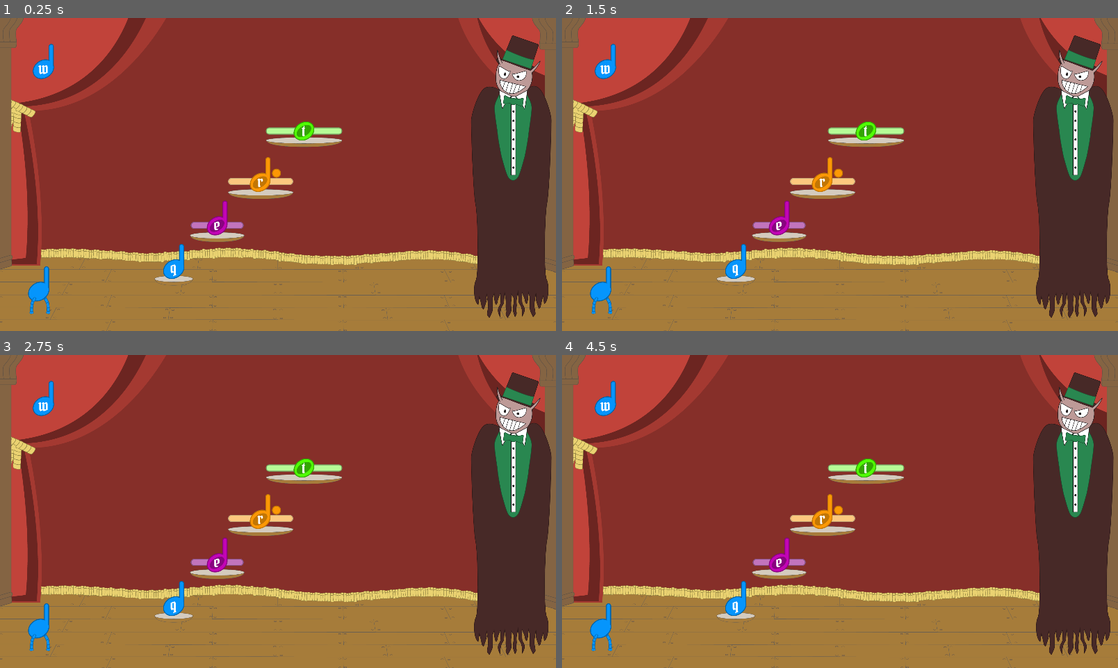
Above: before the commit, frames 1-4 (two rows, left to right).
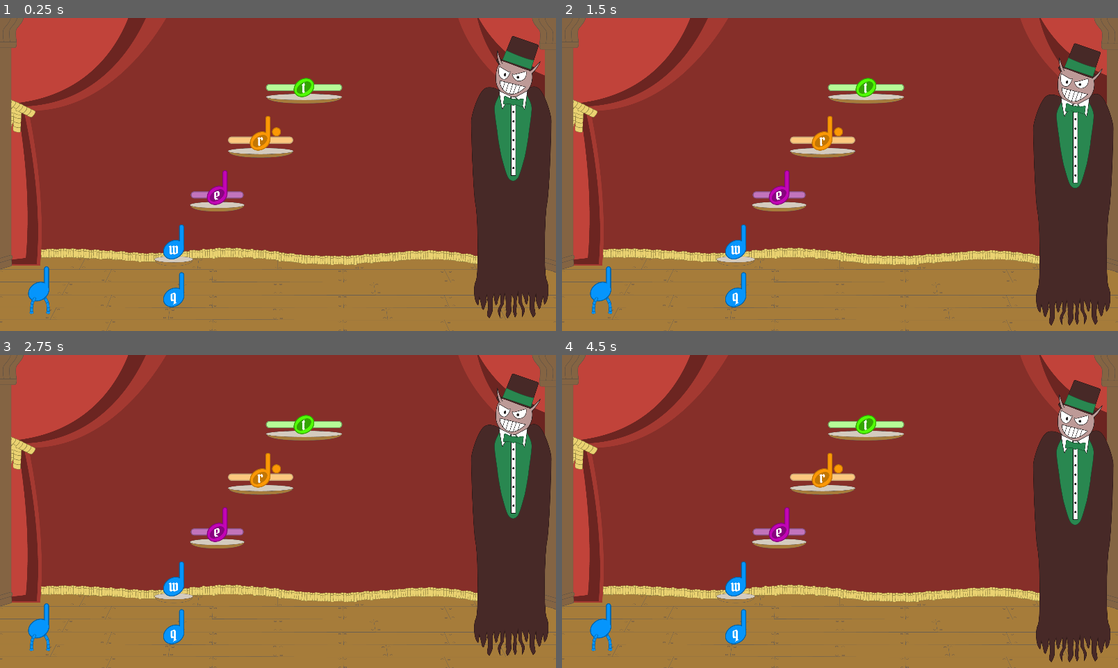
Above: after the commit, the same moments.

Repository: DevByColton/Maestro
Game: Godot game, scene res://main.tscn
Same seed, same stepped clock (60 frames per second), same inputs: the game is played once before the commit and once after it.
Inputs:
- Up to frame 1 (0.25 s): no input
- Up to frame 2 (1.5 s): tap E (e_hit_note, bound only after the commit) at 0.6 s; tap Q (q_hit_note, bound only after the commit) at 0.8, 1.35 s
- Up to frame 3 (2.75 s): tap R (r_hit_note, bound only after the commit) at 1.55, 2.1 s; tap T (t_hit_note, bound only after the commit) at 2.3 s
- Up to frame 4 (4.5 s): tap T (t_hit_note, bound only after the commit) at 2.85 s; tap W (w_hit_note, bound only after the commit) at 3.05, 3.6 s; tap E (e_hit_note, bound only after the commit) at 3.8 s; tap P (play_song) at 4.35 s

The runs differ from the first frame. In frame 1, 5.3% of the frame differs, in the area x 5-99%, y 5-96%; in frame 2, 7.1%, in the area x 5-100%, y 5-99%; in frame 3, 5.6%; in frame 4, 7.0%.

Commit message:
Added note collision

Diff:
--- /dev/null
+++ b/Boss/boss.gd
@@ -0,0 +1,22 @@
+extends Area2D
+
+var time: float = 0.0
+var frequency: float = 0.5
+var amplitude: float = 0.3
+
+
+# Called when the node enters the scene tree for the first time.
+func _ready() -> void:
+	pass # Replace with function body.
+
+
+# Called every frame. 'delta' is the elapsed time since the previous frame.
+func _process(delta: float) -> void:
+	# Iterate time, once it completes a full rotation reset it
+	var newTime = time + delta;
+	if newTime > TAU:
+		time = 0.0
+	else:
+		time = newTime
+
+	position.y += amplitude * sin(time / frequency)
--- a/Boss/boss.tscn
+++ b/Boss/boss.tscn
@@ -1,6 +1,7 @@
-[gd_scene load_steps=4 format=3 uid="uid://tkq6is308f6d"]
+[gd_scene load_steps=5 format=3 uid="uid://tkq6is308f6d"]
 
 [ext_resource type="Texture2D" uid="uid://bkv55qowtsk4w" path="res://assets/TheMaestro.png" id="1_wbaud"]
+[ext_resource type="Script" path="res://Boss/boss.gd" id="1_wpirx"]
 
 [sub_resource type="SpriteFrames" id="SpriteFrames_py662"]
 animations = [{
@@ -17,6 +18,9 @@
 size = Vector2(178, 639)
 
 [node name="Boss" type="Area2D"]
+collision_layer = 6
+collision_mask = 6
+script = ExtResource("1_wpirx")
 
 [node name="AnimatedSprite2D" type="AnimatedSprite2D" parent="."]
 scale = Vector2(0.5, 0.5)
--- a/Notes/DottedHalfNote.tscn
+++ b/Notes/DottedHalfNote.tscn
@@ -1,6 +1,7 @@
-[gd_scene load_steps=6 format=3 uid="uid://bbdit05qjr6x2"]
+[gd_scene load_steps=7 format=3 uid="uid://bbdit05qjr6x2"]
 
 [ext_resource type="Texture2D" uid="uid://dmykyvuhmsmdn" path="res://assets/DottedHalfNote/DottedHalfNotePlatform.png" id="1_4dp62"]
+[ext_resource type="Script" path="res://Notes/dotted_half_note.gd" id="1_qya0y"]
 [ext_resource type="Texture2D" uid="uid://c642v4rp6ouhd" path="res://assets/DottedHalfNote/DottedHalfNoteHold.png" id="2_rta17"]
 [ext_resource type="Texture2D" uid="uid://ciypirkb1cxfd" path="res://assets/DottedHalfNote/DottedHalfNote.png" id="3_qtugn"]
 
@@ -11,6 +12,7 @@
 size = Vector2(148, 81)
 
 [node name="DottedHalfNote" type="Node2D"]
+script = ExtResource("1_qya0y")
 
 [node name="PlatformBody" type="CharacterBody2D" parent="."]
 
@@ -39,6 +41,8 @@
 texture = ExtResource("3_qtugn")
 
 [node name="NoteCollider" type="CollisionShape2D" parent="NoteArea"]
-visible = false
 position = Vector2(0, 0.5)
 shape = SubResource("RectangleShape2D_4y5jc")
+
+[connection signal="body_entered" from="NoteArea" to="." method="_on_note_area_body_entered"]
+[connection signal="body_exited" from="NoteArea" to="." method="_on_note_area_body_exited"]
--- a/Notes/HalfNote.tscn
+++ b/Notes/HalfNote.tscn
@@ -1,5 +1,6 @@
-[gd_scene load_steps=6 format=3 uid="uid://cwn1ae1lv38rf"]
+[gd_scene load_steps=7 format=3 uid="uid://cwn1ae1lv38rf"]
 
+[ext_resource type="Script" path="res://Notes/half_note.gd" id="1_14mn8"]
 [ext_resource type="Texture2D" uid="uid://dk3057m74l226" path="res://assets/HalfNote/HalfNotePlatform.png" id="1_dqspl"]
 [ext_resource type="Texture2D" uid="uid://qggp053gsk5v" path="res://assets/HalfNote/HalfNote.png" id="1_hvrwk"]
 [ext_resource type="Texture2D" uid="uid://nta3bucxub3b" path="res://assets/HalfNote/HalfNoteHold.png" id="2_ktg67"]
@@ -11,6 +12,7 @@
 size = Vector2(124, 80)
 
 [node name="HalfNote" type="Node2D"]
+script = ExtResource("1_14mn8")
 
 [node name="PlatformBody" type="CharacterBody2D" parent="."]
 
@@ -38,5 +40,7 @@
 texture = ExtResource("1_hvrwk")
 
 [node name="NoteCollider" type="CollisionShape2D" parent="NoteArea"]
-visible = false
 shape = SubResource("RectangleShape2D_g30ho")
+
+[connection signal="body_entered" from="NoteArea" to="." method="_on_note_area_body_entered"]
+[connection signal="body_exited" from="NoteArea" to="." method="_on_note_area_body_exited"]
--- a/Notes/QuarterNoteQ.tscn
+++ b/Notes/QuarterNoteQ.tscn
@@ -1,28 +1,25 @@
-[gd_scene load_steps=5 format=3 uid="uid://dbbrtctl1i8jw"]
+[gd_scene load_steps=5 format=3 uid="uid://bgnn6ttgeuy4h"]
 
-[ext_resource type="Texture2D" uid="uid://datdjhxyphah3" path="res://assets/QuarterNote/QuarterNotePlatform.png" id="1_s0cam"]
-[ext_resource type="Texture2D" uid="uid://dppc5nohot5si" path="res://assets/QuarterNote/QuarterNoteQ.png" id="1_yx72w"]
+[ext_resource type="Script" path="res://Notes/quarter_note_q.gd" id="1_1es28"]
+[ext_resource type="Texture2D" uid="uid://dppc5nohot5si" path="res://assets/QuarterNote/QuarterNoteQ.png" id="1_mf234"]
 
-[sub_resource type="RectangleShape2D" id="RectangleShape2D_iir3v"]
-size = Vector2(14, 88)
+[sub_resource type="RectangleShape2D" id="RectangleShape2D_klpnk"]
 
-[sub_resource type="RectangleShape2D" id="RectangleShape2D_2r8gv"]
-size = Vector2(86, 80)
+[sub_resource type="RectangleShape2D" id="RectangleShape2D_erlc4"]
+size = Vector2(50, 81)
 
 [node name="QuarterNoteQ" type="Node2D"]
+script = ExtResource("1_1es28")
 
-[node name="PlatformBody" type="CharacterBody2D" parent="."]
+[node name="PlatformArea" type="Area2D" parent="."]
+visible = false
 
-[node name="PlatformSprite" type="Sprite2D" parent="PlatformBody"]
-position = Vector2(0, 44)
-scale = Vector2(0.5, 0.5)
-texture = ExtResource("1_s0cam")
+[node name="PlatformSprite" type="Sprite2D" parent="PlatformArea"]
+visible = false
 
-[node name="PlatformCollider" type="CollisionShape2D" parent="PlatformBody"]
-position = Vector2(-4.37114e-08, 48)
-rotation = 1.5708
-shape = SubResource("RectangleShape2D_iir3v")
-debug_color = Color(0.898039, 0, 0.760784, 0.419608)
+[node name="PlatformCollider" type="CollisionShape2D" parent="PlatformArea"]
+visible = false
+shape = SubResource("RectangleShape2D_klpnk")
 
 [node name="NoteArea" type="Area2D" parent="."]
 collision_layer = 2
@@ -30,8 +27,11 @@
 
 [node name="NoteSprite" type="Sprite2D" parent="NoteArea"]
 scale = Vector2(0.5, 0.5)
-texture = ExtResource("1_yx72w")
+texture = ExtResource("1_mf234")
 
 [node name="NoteCollider" type="CollisionShape2D" parent="NoteArea"]
-visible = false
-shape = SubResource("RectangleShape2D_2r8gv")
+position = Vector2(0, 0.5)
+shape = SubResource("RectangleShape2D_erlc4")
+
+[connection signal="body_entered" from="NoteArea" to="." method="_on_note_area_body_entered"]
+[connection signal="body_exited" from="NoteArea" to="." method="_on_note_area_body_exited"]
--- a/Notes/QuarterNoteW.tscn
+++ b/Notes/QuarterNoteW.tscn
@@ -1,30 +1,41 @@
-[gd_scene load_steps=4 format=3 uid="uid://bgnn6ttgeuy4h"]
+[gd_scene load_steps=6 format=3 uid="uid://dbbrtctl1i8jw"]
 
-[ext_resource type="Texture2D" uid="uid://b1ttmxd7wwasv" path="res://assets/QuarterNote/QuarterNoteW.png" id="1_kcvnu"]
+[ext_resource type="Texture2D" uid="uid://datdjhxyphah3" path="res://assets/QuarterNote/QuarterNotePlatform.png" id="1_s0cam"]
+[ext_resource type="Script" path="res://Notes/quarter_note_w.gd" id="1_ubago"]
+[ext_resource type="Texture2D" uid="uid://b1ttmxd7wwasv" path="res://assets/QuarterNote/QuarterNoteW.png" id="2_wwgaa"]
 
-[sub_resource type="RectangleShape2D" id="RectangleShape2D_klpnk"]
+[sub_resource type="RectangleShape2D" id="RectangleShape2D_iir3v"]
+size = Vector2(14, 88)
 
-[sub_resource type="RectangleShape2D" id="RectangleShape2D_erlc4"]
-size = Vector2(50, 81)
+[sub_resource type="RectangleShape2D" id="RectangleShape2D_2r8gv"]
+size = Vector2(86, 80)
 
 [node name="QuarterNoteW" type="Node2D"]
+script = ExtResource("1_ubago")
 
-[node name="PlatformArea" type="Area2D" parent="."]
-visible = false
+[node name="PlatformBody" type="CharacterBody2D" parent="."]
 
-[node name="PlatformSprite" type="Sprite2D" parent="PlatformArea"]
-visible = false
+[node name="PlatformSprite" type="Sprite2D" parent="PlatformBody"]
+position = Vector2(0, 44)
+scale = Vector2(0.5, 0.5)
+texture = ExtResource("1_s0cam")
 
-[node name="PlatformCollider" type="CollisionShape2D" parent="PlatformArea"]
-visible = false
-shape = SubResource("RectangleShape2D_klpnk")
+[node name="PlatformCollider" type="CollisionShape2D" parent="PlatformBody"]
+position = Vector2(-4.37114e-08, 48)
+rotation = 1.5708
+shape = SubResource("RectangleShape2D_iir3v")
+debug_color = Color(0.898039, 0, 0.760784, 0.419608)
 
 [node name="NoteArea" type="Area2D" parent="."]
+collision_layer = 2
+collision_mask = 2
 
 [node name="NoteSprite" type="Sprite2D" parent="NoteArea"]
 scale = Vector2(0.5, 0.5)
-texture = ExtResource("1_kcvnu")
+texture = ExtResource("2_wwgaa")
 
 [node name="NoteCollider" type="CollisionShape2D" parent="NoteArea"]
-position = Vector2(0, 0.5)
-shape = SubResource("RectangleShape2D_erlc4")
+shape = SubResource("RectangleShape2D_2r8gv")
+
+[connection signal="body_entered" from="NoteArea" to="." method="_on_note_area_body_entered"]
+[connection signal="body_exited" from="NoteArea" to="." method="_on_note_area_body_exited"]
--- a/Notes/WholeNote.tscn
+++ b/Notes/WholeNote.tscn
@@ -1,6 +1,7 @@
-[gd_scene load_steps=6 format=3 uid="uid://c10mkpcqnf82n"]
+[gd_scene load_steps=7 format=3 uid="uid://c10mkpcqnf82n"]
 
 [ext_resource type="Texture2D" uid="uid://vpuwor28fxx4" path="res://assets/WholeNote/WholeNotePlatform.png" id="1_j3v7t"]
+[ext_resource type="Script" path="res://Notes/whole_note.gd" id="1_k38hu"]
 [ext_resource type="Texture2D" uid="uid://braj7m1ewcpag" path="res://assets/WholeNote/WholeNoteHold.png" id="2_bnqn2"]
 [ext_resource type="Texture2D" uid="uid://clqiwefp6yh8r" path="res://assets/WholeNote/WholeNote.png" id="3_nuvbh"]
 
@@ -11,6 +12,7 @@
 size = Vector2(174, 45)
 
 [node name="WholeNote" type="Node2D"]
+script = ExtResource("1_k38hu")
 
 [node name="PlatformBody" type="CharacterBody2D" parent="."]
 
@@ -37,6 +39,8 @@
 texture = ExtResource("3_nuvbh")
 
 [node name="NoteCollider" type="CollisionShape2D" parent="NoteArea"]
-visible = false
 position = Vector2(0, -0.5)
 shape = SubResource("RectangleShape2D_p81rj")
+
+[connection signal="body_entered" from="NoteArea" to="." method="_on_note_area_body_entered"]
+[connection signal="body_exited" from="NoteArea" to="." method="_on_note_area_body_exited"]
--- /dev/null
+++ b/Notes/dotted_half_note.gd
@@ -0,0 +1,21 @@
+extends Node2D
+
+var player_is_in_area: bool = false
+
+# Called when the node enters the scene tree for the first time.
+func _ready() -> void:
+	pass # Replace with function body.
+
+
+# Called every frame. 'delta' is the elapsed time since the previous frame.
+func _process(delta: float) -> void:
+	if Input.is_action_just_pressed("r_hit_note") and player_is_in_area:
+		print("hit note r")
+
+
+func _on_note_area_body_entered(body: Node2D) -> void:
+	player_is_in_area = true
+
+
+func _on_note_area_body_exited(body: Node2D) -> void:
+	player_is_in_area = false
--- /dev/null
+++ b/Notes/half_note.gd
@@ -0,0 +1,21 @@
+extends Node2D
+
+var player_is_in_area: bool = false
+
+# Called when the node enters the scene tree for the first time.
+func _ready() -> void:
+	pass # Replace with function body.
+
+
+# Called every frame. 'delta' is the elapsed time since the previous frame.
+func _process(delta: float) -> void:
+	if Input.is_action_just_pressed("e_hit_note") and player_is_in_area:
+		print("hit note e")
+
+
+func _on_note_area_body_entered(body: Node2D) -> void:
+	player_is_in_area = true
+
+
+func _on_note_area_body_exited(body: Node2D) -> void:
+	player_is_in_area = false
--- /dev/null
+++ b/Notes/quarter_note_q.gd
@@ -0,0 +1,21 @@
+extends Node2D
+
+var player_is_in_area: bool = false
+
+# Called when the node enters the scene tree for the first time.
+func _ready() -> void:
+	pass # Replace with function body.
+
+
+# Called every frame. 'delta' is the elapsed time since the previous frame.
+func _process(delta: float) -> void:
+	if Input.is_action_just_pressed("q_hit_note") and player_is_in_area:
+		print("hit note q")
+
+
+func _on_note_area_body_entered(body: Node2D) -> void:
+	player_is_in_area = true
+
+
+func _on_note_area_body_exited(body: Node2D) -> void:
+	player_is_in_area = false
--- /dev/null
+++ b/Notes/quarter_note_w.gd
@@ -0,0 +1,21 @@
+extends Node2D
+
+var player_is_in_area: bool = false
+
+# Called when the node enters the scene tree for the first time.
+func _ready() -> void:
+	pass # Replace with function body.
+
+
+# Called every frame. 'delta' is the elapsed time since the previous frame.
+func _process(delta: float) -> void:
+	if Input.is_action_just_pressed("w_hit_note") and player_is_in_area:
+		print("hit note w")
+
+
+func _on_note_area_body_entered(body: Node2D) -> void:
+	player_is_in_area = true
+
+
+func _on_note_area_body_exited(body: Node2D) -> void:
+	player_is_in_area = false
--- /dev/null
+++ b/Notes/whole_note.gd
@@ -0,0 +1,21 @@
+extends Node2D
+
+var player_is_in_area: bool = false
+
+# Called when the node enters the scene tree for the first time.
+func _ready() -> void:
+	pass # Replace with function body.
+
+
+# Called every frame. 'delta' is the elapsed time since the previous frame.
+func _process(delta: float) -> void:
+	if Input.is_action_just_pressed("t_hit_note") and player_is_in_area:
+		print("hit note t")
+
+
+func _on_note_area_body_entered(body: Node2D) -> void:
+	player_is_in_area = true
+
+
+func _on_note_area_body_exited(body: Node2D) -> void:
+	player_is_in_area = false
--- a/Player/player.tscn
+++ b/Player/player.tscn
@@ -7,8 +7,13 @@
 
 var jump_velocity: float = -550.0
 var descend_gravity: float = 1700.0
-var speed = 1000
-@onready var screen_size = get_viewport_rect().size
+var speed: float = 1000.0
+
+var sprite_half_width: float = 26.5 # Can probably get width and height from sprite node item
+var sprite_half_height: float = 25
+@onready var screen_size := get_viewport_rect().size
+@onready var screen_min_bounds := Vector2(sprite_half_width, sprite_half_height)
+@onready var screen_max_bounds := Vector2(screen_size.x - sprite_half_width, screen_size.y - sprite_half_height)
 
 func _physics_process(delta: float) -> void:
 
@@ -28,7 +33,7 @@
 
 	# Move the player and make sure it cannot go out of bounds
 	move_and_slide()
-	position = position.clamp(Vector2.ZERO, screen_size)
+	position = position.clamp(screen_min_bounds, screen_max_bounds)
 
 
 func get_custom_gravity() -> float:
@@ -55,8 +60,8 @@
 size = Vector2(50, 108)
 
 [node name="Player" type="CharacterBody2D"]
-collision_layer = 3
-collision_mask = 3
+collision_layer = 7
+collision_mask = 7
 script = SubResource("GDScript_ox1vd")
 
 [node name="Sprite" type="AnimatedSprite2D" parent="."]
--- a/main.gd
+++ b/main.gd
@@ -6,35 +6,39 @@
 @export var dotted_half_note_scene: PackedScene
 @export var whole_note_scene: PackedScene
 
-var wns
+var qnw
 
 # Called when the node enters the scene tree for the first time.
 func _ready() -> void:
 
-	var qnw = quarter_note_w_scene.instantiate()
-	qnw.position = Vector2(100, 100)
+	var qnq = quarter_note_w_scene.instantiate()
+	qnq.position = Vector2(400, 515)
+	add_child(qnq)
+
+	qnw = quarter_note_q_scene.instantiate()
+	qnw.position = Vector2(400, 625)
 	add_child(qnw)
 
-	var qnq = quarter_note_q_scene.instantiate()
-	qnq.position = Vector2(400, 560)
-	add_child(qnq)
-
 	var hns = half_note_scene.instantiate()
-	hns.position = Vector2(500, 460)
+	hns.position = Vector2(500, 390)
 	add_child(hns)
 
 	var dhns = dotted_half_note_scene.instantiate()
-	dhns.position = Vector2(600, 360)
+	dhns.position = Vector2(600, 265)
 	add_child(dhns)
 
-	wns = whole_note_scene.instantiate()
-	wns.position = Vector2(700, 260)
+	var wns = whole_note_scene.instantiate()
+	wns.position = Vector2(700, 160)
 	add_child(wns)
 
 # Called every frame. 'delta' is the elapsed time since the previous frame.
 func _process(delta: float) -> void:
 
-	#wns.position.x -= 100 * delta
+	#qnq.position.x -= 100 * delta
+
+	#if qnq.position.x < 0:
+		#qnq.position.x = 400
+
 
 	if Input.is_action_just_pressed("play_song"):
 		if $GameplaySong.playing:
--- a/main.tscn
+++ b/main.tscn
@@ -4,8 +4,8 @@
 [ext_resource type="Script" path="res://main.gd" id="1_s0xsc"]
 [ext_resource type="PackedScene" uid="uid://j0rfm17mq516" path="res://Player/player.tscn" id="2_csem3"]
 [ext_resource type="Texture2D" uid="uid://cwvef8tq4toxu" path="res://assets/Background.png" id="2_ow8op"]
-[ext_resource type="PackedScene" uid="uid://bgnn6ttgeuy4h" path="res://Notes/QuarterNoteW.tscn" id="3_oagsc"]
-[ext_resource type="PackedScene" uid="uid://dbbrtctl1i8jw" path="res://Notes/QuarterNoteQ.tscn" id="4_accvy"]
+[ext_resource type="PackedScene" uid="uid://bgnn6ttgeuy4h" path="res://Notes/QuarterNoteQ.tscn" id="3_oagsc"]
+[ext_resource type="PackedScene" uid="uid://dbbrtctl1i8jw" path="res://Notes/QuarterNoteW.tscn" id="4_accvy"]
 [ext_resource type="PackedScene" uid="uid://tkq6is308f6d" path="res://Boss/boss.tscn" id="4_rk87v"]
 [ext_resource type="PackedScene" uid="uid://cwn1ae1lv38rf" path="res://Notes/HalfNote.tscn" id="5_vxutv"]
 [ext_resource type="PackedScene" uid="uid://bbdit05qjr6x2" path="res://Notes/DottedHalfNote.tscn" id="6_6murc"]
--- a/project.godot
+++ b/project.godot
@@ -43,6 +43,31 @@
 "events": [Object(InputEventKey,"resource_local_to_scene":false,"resource_name":"","device":-1,"window_id":0,"alt_press …(191 unchanged characters)…
 ]
 }
+q_hit_note={
+"deadzone": 0.5,
+"events": [Object(InputEventKey,"resource_local_to_scene":false,"resource_name":"","device":-1,"window_id":0,"alt_pressed":false,"shift_pressed":false,"ctrl_pressed":false,"meta_pressed":false,"pressed":false,"keycode":0,"physical_keycode":81,"key_label":0,"unicode":113,"location":0,"echo":false,"script":null)
+]
+}
+w_hit_note={
+"deadzone": 0.5,
+"events": [Object(InputEventKey,"resource_local_to_scene":false,"resource_name":"","device":-1,"window_id":0,"alt_pressed":false,"shift_pressed":false,"ctrl_pressed":false,"meta_pressed":false,"pressed":false,"keycode":0,"physical_keycode":87,"key_label":0,"unicode":119,"location":0,"echo":false,"script":null)
+]
+}
+e_hit_note={
+"deadzone": 0.5,
+"events": [Object(InputEventKey,"resource_local_to_scene":false,"resource_name":"","device":-1,"window_id":0,"alt_pressed":false,"shift_pressed":false,"ctrl_pressed":false,"meta_pressed":false,"pressed":false,"keycode":0,"physical_keycode":69,"key_label":0,"unicode":101,"location":0,"echo":false,"script":null)
+]
+}
+r_hit_note={
+"deadzone": 0.5,
+"events": [Object(InputEventKey,"resource_local_to_scene":false,"resource_name":"","device":-1,"window_id":0,"alt_pressed":false,"shift_pressed":false,"ctrl_pressed":false,"meta_pressed":false,"pressed":false,"keycode":0,"physical_keycode":82,"key_label":0,"unicode":114,"location":0,"echo":false,"script":null)
+]
+}
+t_hit_note={
+"deadzone": 0.5,
+"events": [Object(InputEventKey,"resource_local_to_scene":false,"resource_name":"","device":-1,"window_id":0,"alt_pressed":false,"shift_pressed":false,"ctrl_pressed":false,"meta_pressed":false,"pressed":false,"keycode":0,"physical_keycode":84,"key_label":0,"unicode":116,"location":0,"echo":false,"script":null)
+]
+}
 
 [rendering]
 
Not shown: 1 places in main.tscn that only renumber resources
